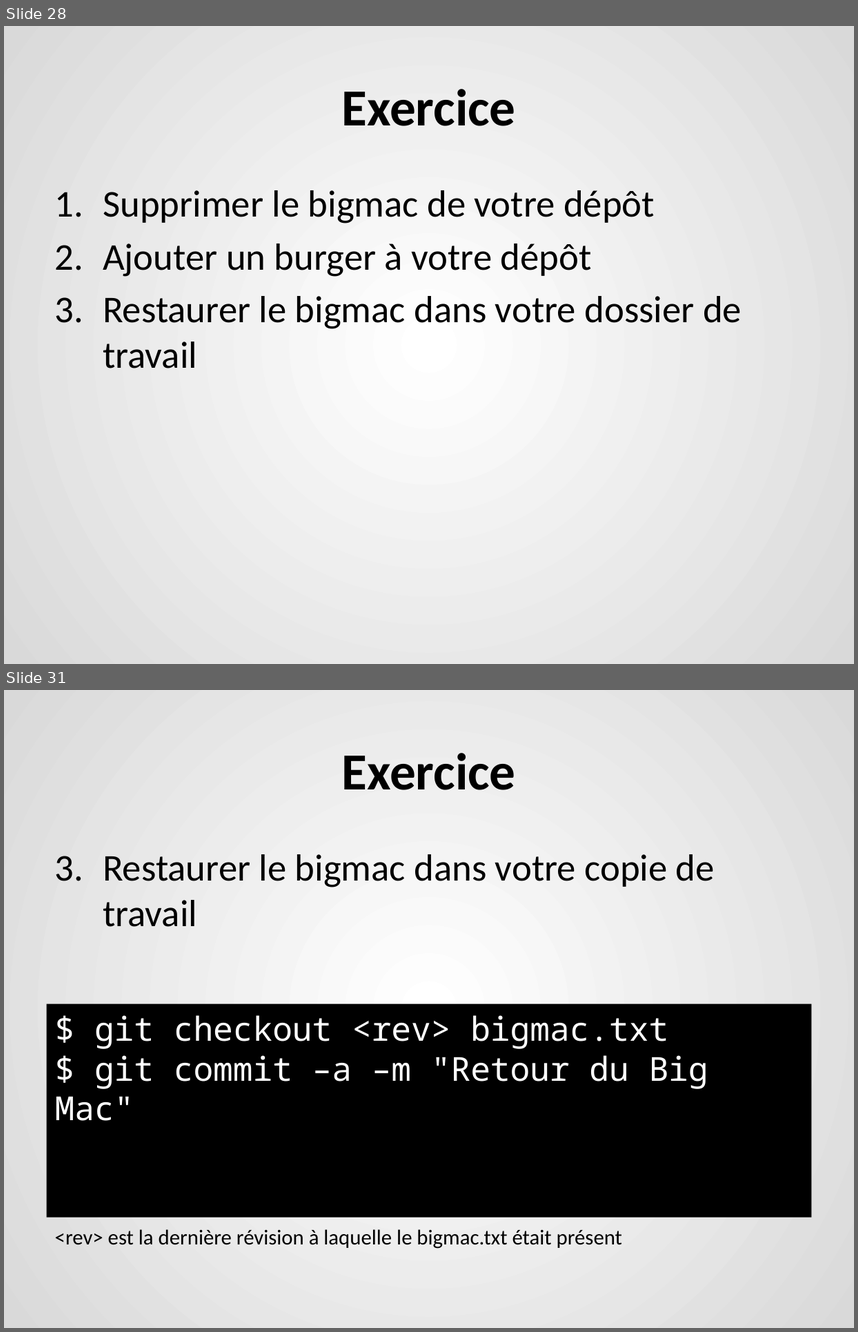
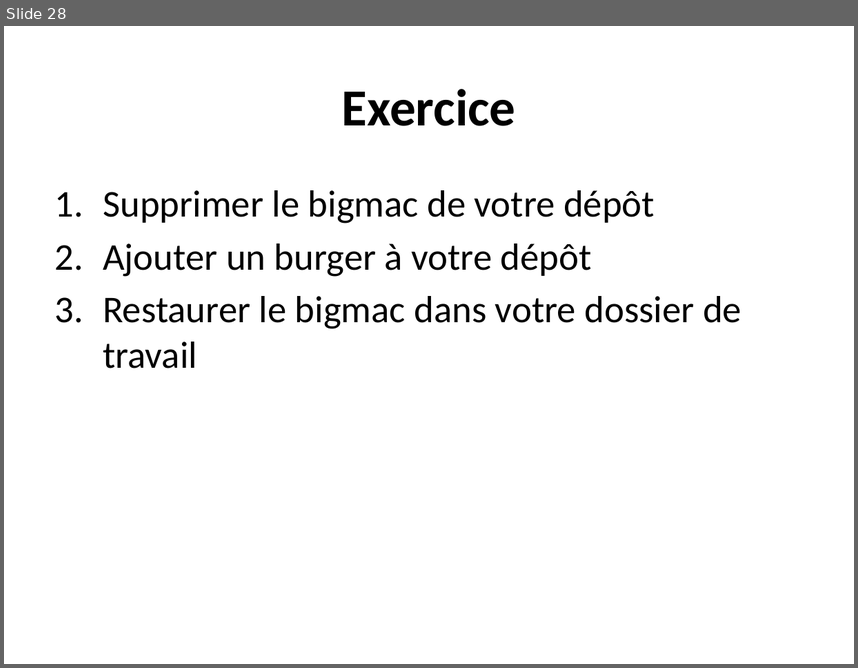
Before and after one commit to berradais/light-dna-2020-2021, a slide deck: 1-Environment/Lab/3.burger_lab.pptx. Shown one above the other, each under a label of ours: slides 28 and 31 before the commit, slide 28 after it; the slides between them are not shown. The pictures are 858x1332 and 858x668 pixels, drawn with LibreOffice and Linux fonts; fonts in the diff are those of the drawing. Boxes give left, top, right and bottom in pixels: in the first picture for what was removed or moved away, otherwise in the second. Text is boxed around its words. In the diff, an @@ line names an element or a change of style, - is before the commit and + after.

```diff
--- a/1-Environment/Lab/3.burger_lab.pptx
+++ b/1-Environment/Lab/3.burger_lab.pptx
@@ slide 31 removed at [4, 690, 854, 1328], background gradient #FFFFFF to #D9D9D9 @@
@@ title removed at [342, 753, 516, 790] @@
-Exercice
@@ text removed at [103, 854, 715, 927] @@
-3. Restaurer le bigmac dans votre copie de travail
@@ rectangle removed at [47, 1004, 811, 1217] @@
-$ git checkout <rev> bigmac.txt
-$ git commit –a –m "Retour du Big Mac"
@@ text removed at [55, 1229, 622, 1248] @@
-<rev> est la dernière révision à laquelle le bigmac.txt était présent
@@ slide 28 changed as well @@
@@ background gradient #FFFFFF to #D9D9D9 to #FFFFFF @@
```
Also in this commit, not shown: 37 other slides changed, 4 other slides removed, 20 other files.
